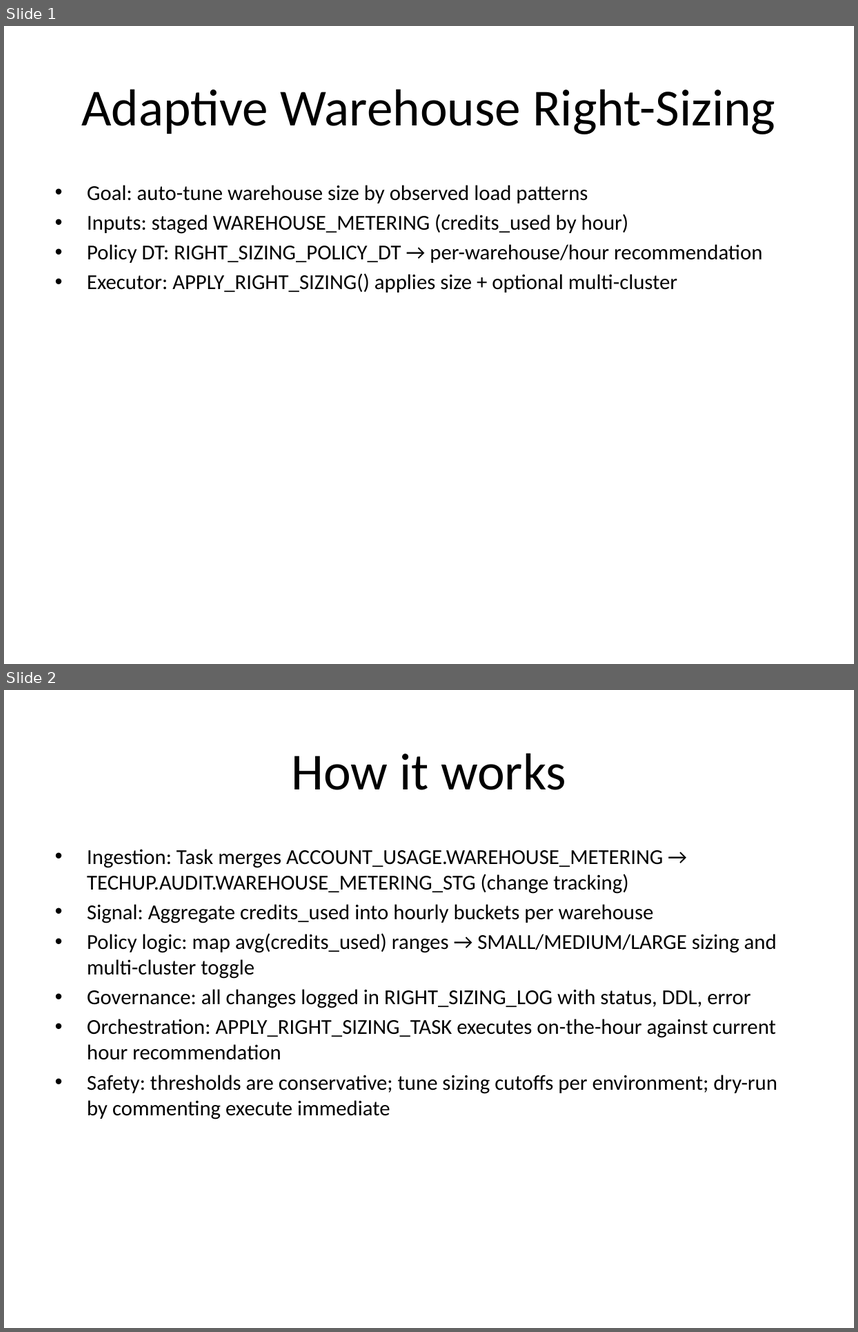
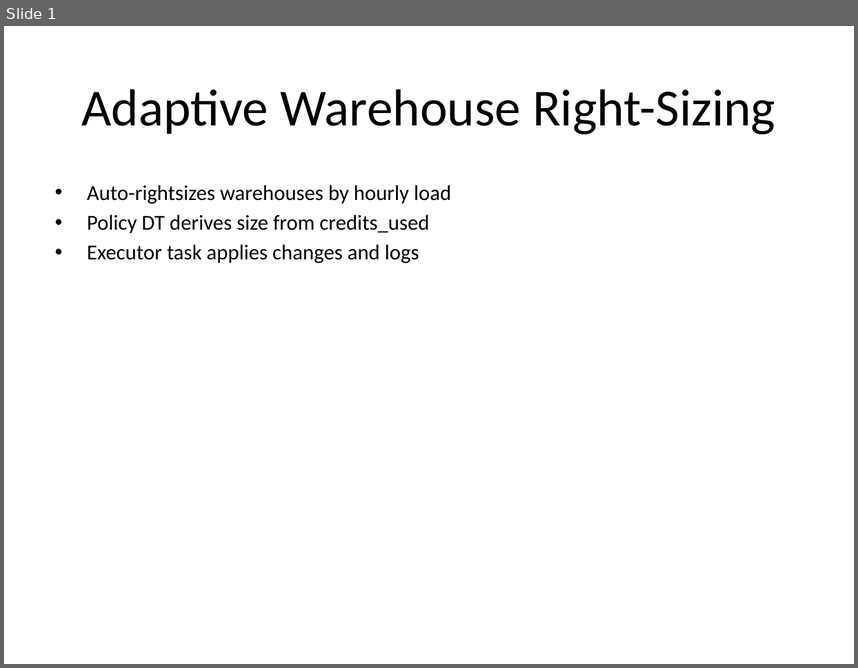
Before and after one commit to sfc-gh-tracker/TechUp, a slide deck: Adaptive Right-Sizing/overview.pptx. Shown one above the other, each under a label of ours: slides 1 and 2 before the commit, slide 1 after it. The pictures are 858x1332 and 858x668 pixels, drawn with LibreOffice and Linux fonts; fonts in the diff are those of the drawing. Boxes give left, top, right and bottom in pixels: in the first picture for what was removed or moved away, otherwise in the second. Text is boxed around its words. In the diff, an @@ line names an element or a change of style, - is before the commit and + after.

Commit message:
Slides: compress Adaptive Right-Sizing to 3 concise bullets; remove details slide

```diff
--- a/Adaptive Right-Sizing/overview.pptx
+++ b/Adaptive Right-Sizing/overview.pptx
@@ slide 2 removed at (x1=4, y1=690, x2=854, y2=1328), background #FFFFFF @@
@@ title removed at (x1=291, y1=753, x2=566, y2=790) @@
-How it works
@@ text removed at (x1=87, y1=849, x2=777, y2=1119) @@
-• Ingestion: Task merges ACCOUNT_USAGE.WAREHOUSE_METERING → TECHUP.AUDIT.WAREHOUSE_METERING_STG (change tracking)
-• Signal: Aggregate credits_used into hourly buckets per warehouse
-• Policy logic: map avg(credits_used) ranges → SMALL/MEDIUM/LARGE sizing and multi-cluster toggle
-• Governance: all changes logged in RIGHT_SIZING_LOG with status, DDL, error
-• Orchestration: APPLY_RIGHT_SIZING_TASK executes on-the-hour against current hour recommendation
-• Safety: thresholds are conservative; tune sizing cutoffs per environment; dry-run by commenting execute immediate
@@ slide 1 changed as well @@
@@ text at (x1=87, y1=185, x2=451, y2=263): text changed @@
-• Goal: auto-tune warehouse size by observed load patterns
-• Inputs: staged WAREHOUSE_METERING (credits_used by hour)
-• Policy DT: RIGHT_SIZING_POLICY_DT → per-warehouse/hour recommendation
-• Executor: APPLY_RIGHT_SIZING() applies size + optional multi-cluster
+• Auto-rightsizes warehouses by hourly load
+• Policy DT derives size from credits_used
+• Executor task applies changes and logs
```
Also in this commit, not shown: 1 other file.
